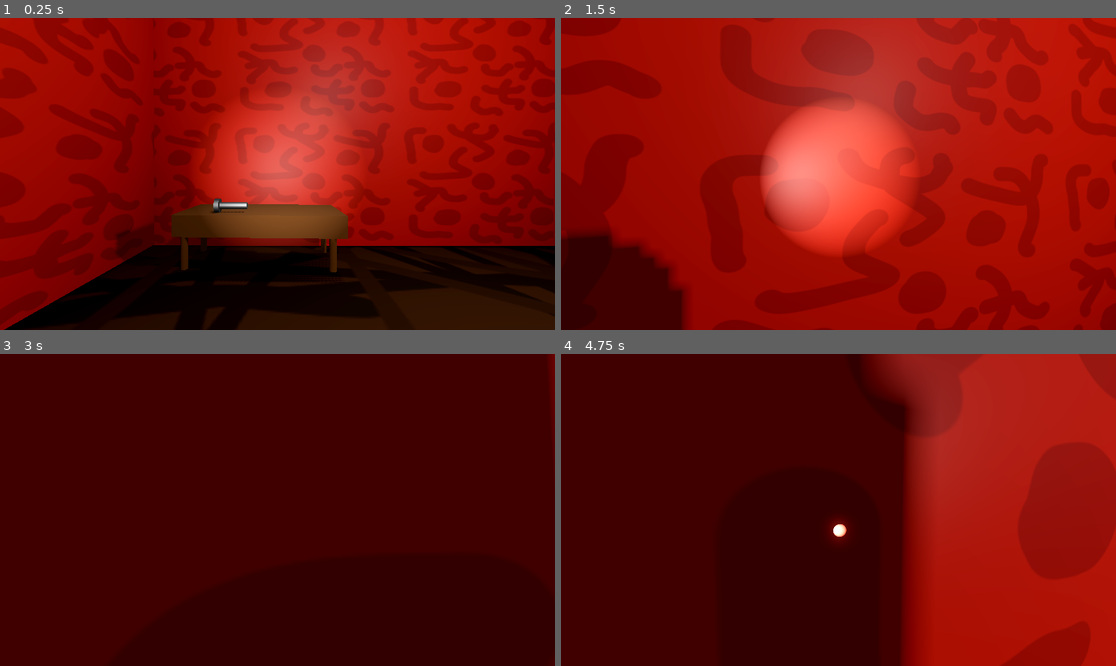
Above: before the commit, frames 1-4 (two rows, left to right).
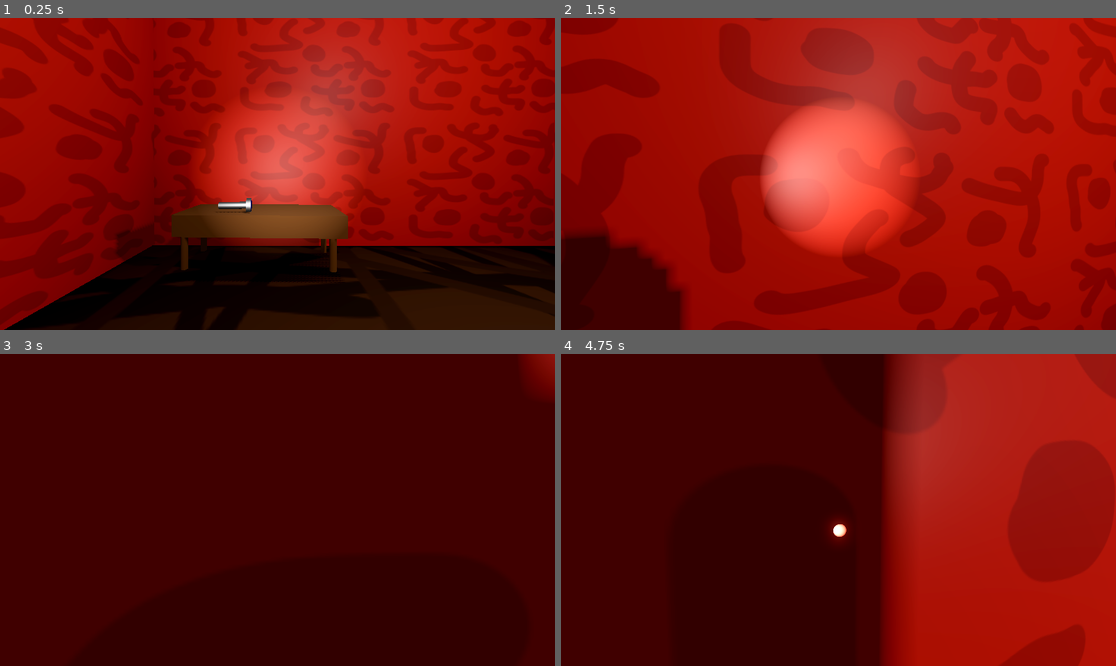
Above: after the commit, the same moments.

Repository: christiannoll/Basic3DGame
Game: Godot game, scene res://Scenes/level.tscn
The game is run twice, just before and just after one commit, with the same random seed, the same clock (stepped at 60 frames per second) and the same inputs.
Inputs (mouse positions are in pixels of both pictures, inside the frame that each line leads up to):
- Up to frame 1 (0.25 s): no input
- Up to frame 2 (1.5 s): tap Enter at 0.5 s; move the mouse to (866, 174) at 0.52 s; hold W (forward) from 0.53 s (still down); tap F (flashlight) at 0.6 s; tap Space (jump) at 0.77 s; move the mouse to (810, 174) at 1.27 s; tap E (interact) at 1.35 s
- Up to frame 3 (3 s): keep holding W (forward); tap Space (jump) at 1.52, 2 s; move the mouse to (288, 503) at 2.02 s; tap Shift (sprint) at 2.1 s; move the mouse to (271, 516) at 2.77 s; tap F (flashlight) at 2.85 s
- Up to frame 4 (4.75 s): keep holding W (forward); tap Space (jump) at 3.02, 3.77, 4.52 s; move the mouse to (877, 513) at 3.52 s; tap E (interact) at 3.6 s; move the mouse to (794, 506) at 4.27 s; tap Shift (sprint) at 4.35 s

The runs differ from the first frame. In frame 1, 0.1% of the frame differs, in the area x 38-46%, y 57-63%; in frame 2, 0.2%; in frame 3, 0.6%; in frame 4, 8.2%, in the area x 54-100%, y 0-100%.

Commit message:
Turned the flashlight around

Diff:
--- a/Scenes/level.tscn
+++ b/Scenes/level.tscn
@@ -242,4 +242,4 @@
 transform = Transform3D(0.026613131, 0, 0.9996458, 0, 0.96967936, 0, -0.9996458, 0, 0.026613131, -0.25059772, 0.7947067, -30.559624)
 
 [node name="Flashlight" parent="." unique_id=360502918 instance=ExtResource("8_754fn")]
-transform = Transform3D(0.2, 0, 0, 0, 0.2, 0, 0, 0, 0.2, -0.5731386, 1.528923, -30.949368)
+transform = Transform3D(-0.19945674, 0, -0.014731198, 0, 0.2, 0, 0.014731198, 0, -0.19945674, -0.5731386, 1.528923, -30.949368)
